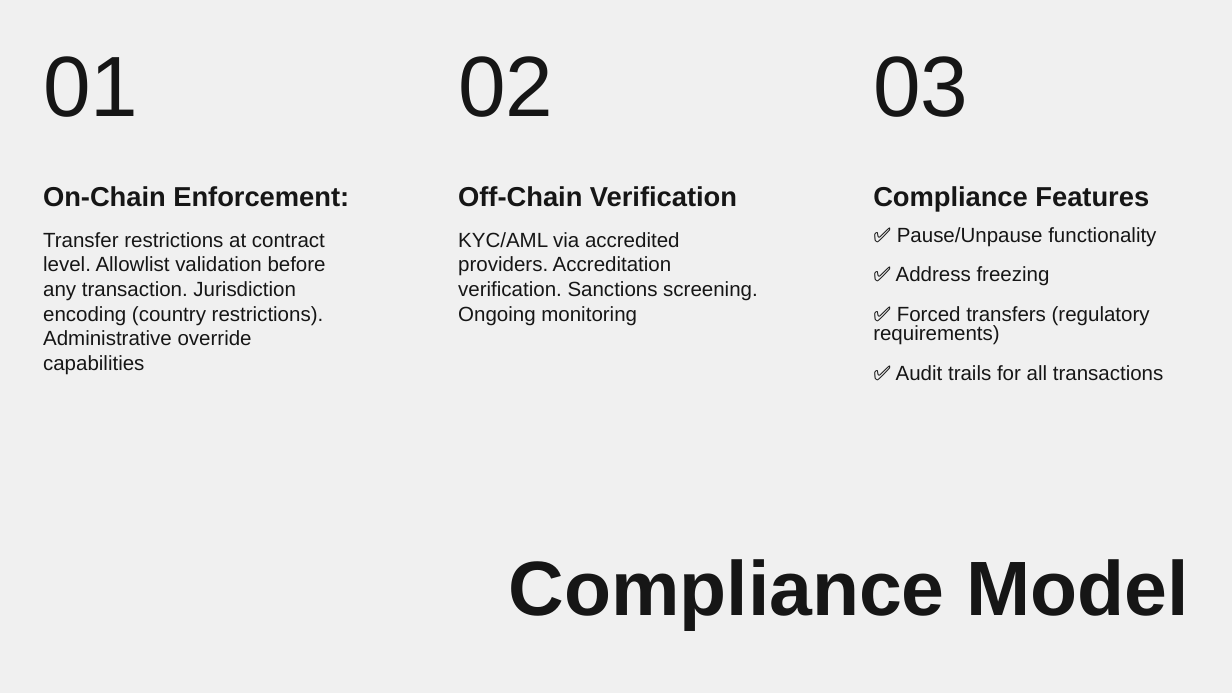
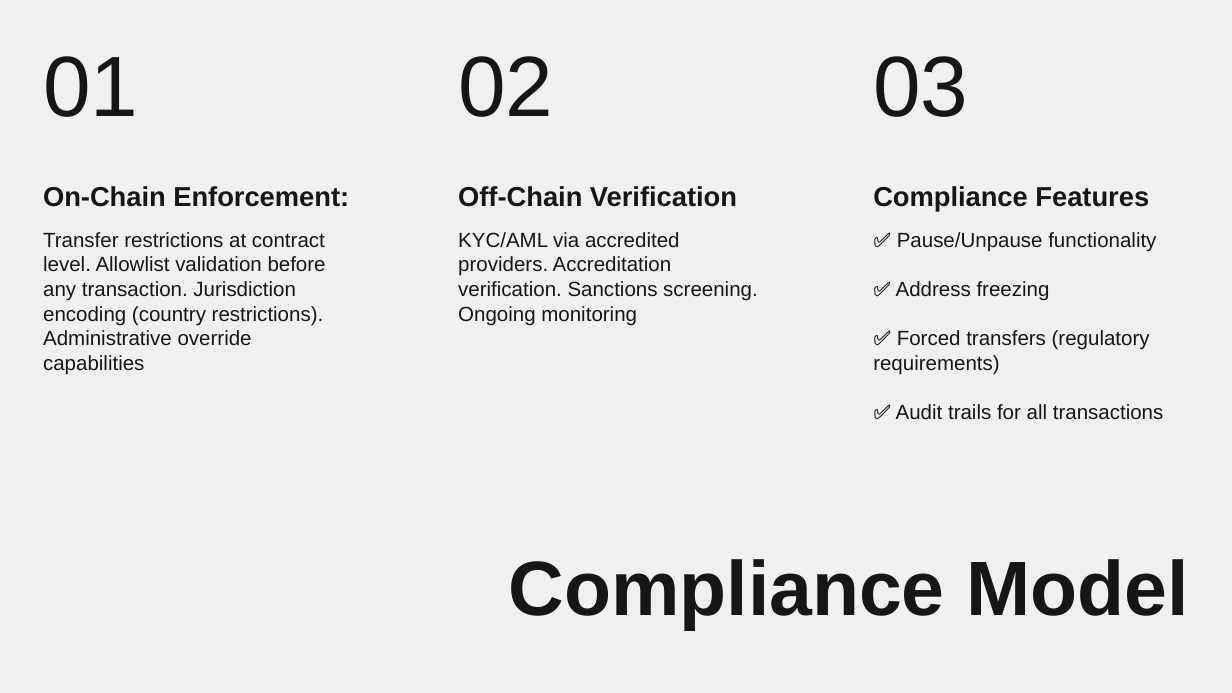
Before and after one commit to krish-jay/RWA-Tokenization-Platform, a slide deck: slide 10 of presentation/RWA Tokenization Platform.pptx (slide 8 before the commit). Drawn at 1232x693 pixels with LibreOffice and Linux fonts; fonts in the diff are those of the drawing. Boxes give left, top, right and bottom in pixels: in the first picture for what was removed or moved away, otherwise in the second. Text is boxed around its words. In the diff, an @@ line names an element or a change of style, - is before the commit and + after.

```diff
--- a/presentation/RWA Tokenization Platform.pptx
+++ b/presentation/RWA Tokenization Platform.pptx
@@ subtitle "✅ Pause/Unpause functionality" at <box>873,232,1164,419</box>: line spacing 0.8 to 1 @@
```
Also in this commit, not shown: 6 other slides changed, 4 slides added, 1 slide removed.
